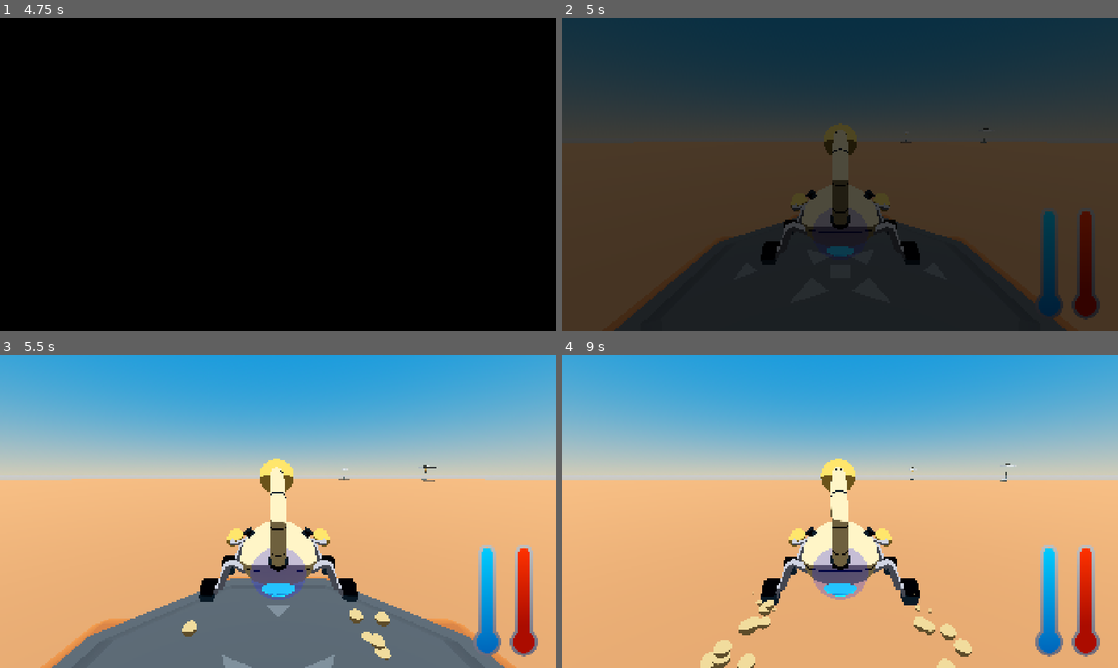
Above: before the commit, frames 1-4 (two rows, left to right).
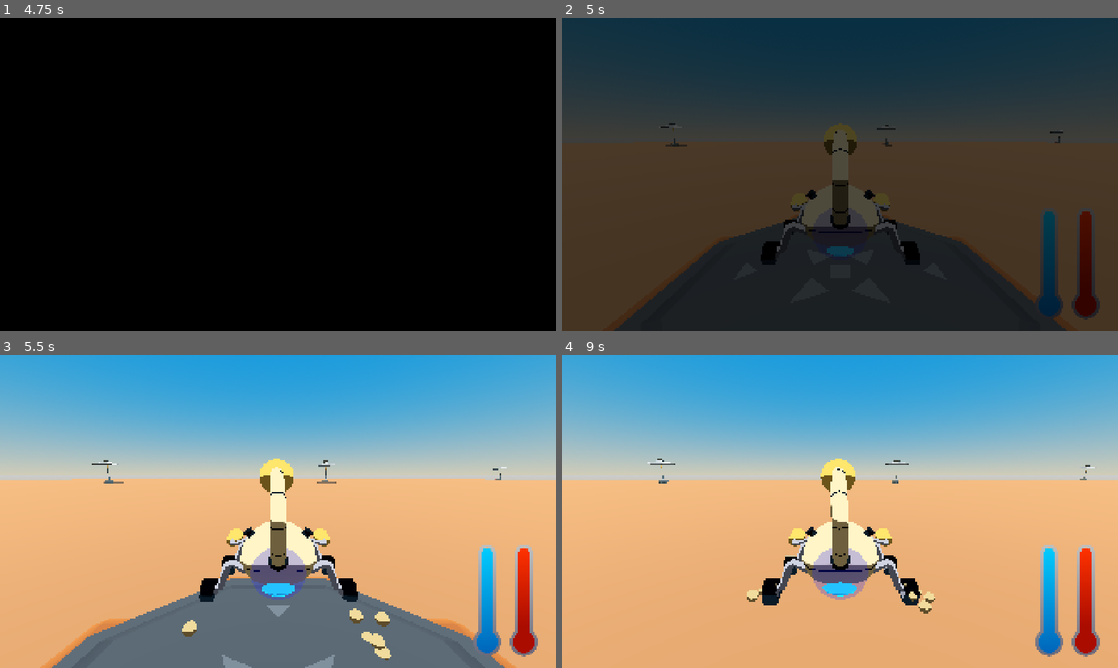
Above: after the commit, the same moments.

Repository: AldanaDiego/GameOff2025
Game: Godot game, scene res://scenes/main/scene_manager.tscn
Same seed, same stepped clock (60 frames per second), same inputs: the game is played once before the commit and once after it.
Inputs (mouse positions are in pixels of both pictures, inside the frame that each line leads up to):
- Up to frame 1 (4.75 s): tap Enter at 0.5 s; move the mouse to (400, 158) at 0.52 s; hold E (menu_tab_right) 0.53-1.28 s; tap Shift at 0.6, 3.6 s; click (400, 158) at 0.67 s; tap Space at 0.77, 1.52, 4.25, 4.52 s; move the mouse to (166, 190) at 1.27 s; hold R (radar_menu_back) 1.28-2 s; tap Ctrl at 1.35, 4.35 s; click "Start" at 2 s; click "Start" at 2.75 s; move the mouse to (333, 105) at 3.52 s; hold E (menu_tab_right) 3.53-4.28 s; move the mouse to (250, 237) at 4.27 s; hold W (move_up) from 4.28 s (still down); click (250, 237) at 4.42 s
- Up to frame 2 (5 s): keep holding W (move_up)
- Up to frame 3 (5.5 s): move the mouse to (444, 558) at 5.02 s; release W (move_up) at 5.03 s; hold Q (menu_tab_left) from 5.03 s (still down); tap Shift at 5.1 s; tap Space at 5.27 s
- Up to frame 4 (9 s): move the mouse to (673, 464) at 5.77 s; tap Ctrl at 5.85, 7.35, 8.85 s; tap Space at 6.02, 7.52, 8.27 s; move the mouse to (867, 511) at 6.52 s; release Q (menu_tab_left) at 6.53 s; hold R (radar_menu_back) 6.53-7.28 s; tap Shift at 6.6, 8.1 s; click (867, 511) at 6.67 s; move the mouse to (756, 433) at 7.27 s; hold E (menu_tab_right) 7.28-8.03 s; move the mouse to (962, 495) at 8.02 s; hold W (move_up) 8.03-8.78 s; move the mouse to (728, 527) at 8.77 s; hold E (menu_tab_right) from 8.78 s (still down); click (728, 527) at 8.92 s

Frame 1 is identical in both runs. In frame 2, 0.2% of the frame differs, in the area x 17-91%, y 33-42%; in frame 3, 0.2%; in frame 4, 2.0%, in the area x 15-96%, y 33-100%.

Commit message:
Player radar action, water spot vfx when revealed

Diff:
--- a/scenes/game/player.tscn
+++ b/scenes/game/player.tscn
@@ -1,10 +1,11 @@
-[gd_scene load_steps=19 format=3 uid="uid://ih7uiwkwxfw"]
+[gd_scene load_steps=34 format=3 uid="uid://ih7uiwkwxfw"]
 
 [ext_resource type="Script" uid="uid://dqud1a66373hr" path="res://scripts/game/player.gd" id="1_6w7gq"]
 [ext_resource type="PackedScene" uid="uid://b68tqywt7f6oh" path="res://assets/models/player/scorpion.glb" id="2_dd427"]
 [ext_resource type="Shader" uid="uid://c1cvhn0r63bnp" path="res://assets/shaders/liquid.gdshader" id="3_nybob"]
 [ext_resource type="PackedScene" uid="uid://4onjt8uqfnkd" path="res://assets/models/player/wheel.glb" id="3_u3rb4"]
 [ext_resource type="Script" uid="uid://bek8jvkf2t3sd" path="res://scripts/game/liquid.gd" id="4_68xwl"]
+[ext_resource type="Texture2D" uid="uid://caje231lgkiv3" path="res://assets/images/donut.png" id="6_wwvfn"]
 
 [sub_resource type="PhysicsMaterial" id="PhysicsMaterial_u3rb4"]
 friction = 0.5
@@ -72,6 +73,70 @@
 alpha_curve = SubResource("CurveTexture_wwvfn")
 
 [sub_resource type="SphereMesh" id="SphereMesh_m5ugi"]
+radius = 0.1
+height = 0.2
+
+[sub_resource type="StandardMaterial3D" id="StandardMaterial3D_t8yk2"]
+transparency = 1
+vertex_color_use_as_albedo = true
+albedo_texture = ExtResource("6_wwvfn")
+
+[sub_resource type="Curve" id="Curve_m5ugi"]
+_data = [Vector2(0, 0), 0.0, 0.0, 0, 0, Vector2(0.509709, 0.550562), 0.0, 0.0, 0, 0, Vector2(1, 0), 0.0, 0.0, 0, 0]
+point_count = 3
+
+[sub_resource type="CurveTexture" id="CurveTexture_ehoms"]
+curve = SubResource("Curve_m5ugi")
+
+[sub_resource type="Curve" id="Curve_3vq1g"]
+_data = [Vector2(0, 0), 0.0, 0.0, 0, 0, Vector2(1, 1), 0.0, 0.0, 0, 0]
+point_count = 2
+
+[sub_resource type="CurveTexture" id="CurveTexture_3u7yp"]
+curve = SubResource("Curve_3vq1g")
+
+[sub_resource type="ParticleProcessMaterial" id="ParticleProcessMaterial_bnwh7"]
+resource_local_to_scene = true
+gravity = Vector3(0, 0, 0)
+scale_curve = SubResource("CurveTexture_3u7yp")
+color = Color(0.968627, 0.545098, 0.137255, 1)
+alpha_curve = SubResource("CurveTexture_ehoms")
+
+[sub_resource type="QuadMesh" id="QuadMesh_dsw4c"]
+resource_local_to_scene = true
+size = Vector2(10, 10)
+orientation = 1
+
+[sub_resource type="StandardMaterial3D" id="StandardMaterial3D_m5ugi"]
+transparency = 1
+shading_mode = 0
+vertex_color_use_as_albedo = true
+
+[sub_resource type="Curve" id="Curve_bnwh7"]
+_data = [Vector2(0, 0), 0.0, 0.0, 0, 0, Vector2(0.199029, 1), 0.0, 0.0, 0, 0]
+point_count = 2
+
+[sub_resource type="CurveTexture" id="CurveTexture_dsw4c"]
+curve = SubResource("Curve_bnwh7")
+
+[sub_resource type="Curve" id="Curve_0eoyi"]
+_data = [Vector2(0, 0), 0.0, 0.0, 0, 0, Vector2(0.262136, 0.606742), 0.0, 0.0, 0, 0, Vector2(0.849515, 0.617978), 0.0, 0.0, 0, 0, Vector2(1, 0), 0.0, 0.0, 0, 0]
+point_count = 4
+
+[sub_resource type="CurveTexture" id="CurveTexture_8egkn"]
+curve = SubResource("Curve_0eoyi")
+
+[sub_resource type="ParticleProcessMaterial" id="ParticleProcessMaterial_sia57"]
+emission_shape = 2
+emission_sphere_radius = 0.5
+gravity = Vector3(0, 0, 0)
+radial_accel_min = -0.500002
+radial_accel_max = -0.500002
+scale_curve = SubResource("CurveTexture_8egkn")
+color = Color(1, 0.603922, 0.286275, 1)
+alpha_curve = SubResource("CurveTexture_dsw4c")
+
+[sub_resource type="SphereMesh" id="SphereMesh_e605p"]
 radius = 0.1
 height = 0.2
 
@@ -205,4 +270,23 @@
 [node name="CameraController" type="Node3D" parent="."]
 transform = Transform3D(1, 0, 0, 0, 1, 0, 0, 0, 1, 0, 2.5, -4.5)
 
+[node name="RadarWaveParticles" type="GPUParticles3D" parent="."]
+transform = Transform3D(1, 0, 0, 0, 1, 0, 0, 0, 1, 0, 0.02, 0)
+material_override = SubResource("StandardMaterial3D_t8yk2")
+emitting = false
+amount = 2
+lifetime = 2.5
+local_coords = true
+process_material = SubResource("ParticleProcessMaterial_bnwh7")
+draw_pass_1 = SubResource("QuadMesh_dsw4c")
+
+[node name="RadarChargeParticles" type="GPUParticles3D" parent="."]
+transform = Transform3D(1, 0, 0, 0, 1, 0, 0, 0, 1, 0, 2.39906, -0.124038)
+material_override = SubResource("StandardMaterial3D_m5ugi")
+emitting = false
+amount = 10
+local_coords = true
+process_material = SubResource("ParticleProcessMaterial_sia57")
+draw_pass_1 = SubResource("SphereMesh_e605p")
+
 [editable path="scorpion"]
--- a/scenes/game/water_spot.tscn
+++ b/scenes/game/water_spot.tscn
@@ -1,10 +1,69 @@
-[gd_scene load_steps=3 format=3 uid="uid://cdabtqsx37mkn"]
+[gd_scene load_steps=17 format=3 uid="uid://cdabtqsx37mkn"]
 
 [ext_resource type="Script" uid="uid://ci2mhk664qqr4" path="res://scripts/game/water_spot.gd" id="1_28lgv"]
+[ext_resource type="Texture2D" uid="uid://caje231lgkiv3" path="res://assets/images/donut.png" id="2_vq5qy"]
+[ext_resource type="Texture2D" uid="uid://bytj0u4185ioh" path="res://assets/images/sparkle.png" id="3_px1ra"]
 
 [sub_resource type="CylinderShape3D" id="CylinderShape3D_tjdap"]
 height = 1.0
 radius = 3.0
+
+[sub_resource type="StandardMaterial3D" id="StandardMaterial3D_px1ra"]
+transparency = 1
+vertex_color_use_as_albedo = true
+albedo_texture = ExtResource("2_vq5qy")
+
+[sub_resource type="Curve" id="Curve_hgxsv"]
+_data = [Vector2(0, 0), 0.0, 0.0, 0, 0, Vector2(0.509709, 0.550562), 0.0, 0.0, 0, 0, Vector2(1, 0), 0.0, 0.0, 0, 0]
+point_count = 3
+
+[sub_resource type="CurveTexture" id="CurveTexture_vq5qy"]
+curve = SubResource("Curve_hgxsv")
+
+[sub_resource type="Curve" id="Curve_o16qt"]
+_data = [Vector2(0, 0), 0.0, 0.0, 0, 0, Vector2(1, 1), 0.0, 0.0, 0, 0]
+point_count = 2
+
+[sub_resource type="CurveTexture" id="CurveTexture_px1ra"]
+curve = SubResource("Curve_o16qt")
+
+[sub_resource type="ParticleProcessMaterial" id="ParticleProcessMaterial_bg6sr"]
+resource_local_to_scene = true
+gravity = Vector3(0, 0, 0)
+scale_curve = SubResource("CurveTexture_px1ra")
+color = Color(0.172549, 0.380392, 1, 1)
+alpha_curve = SubResource("CurveTexture_vq5qy")
+
+[sub_resource type="QuadMesh" id="QuadMesh_b86ub"]
+size = Vector2(6.5, 6.5)
+orientation = 1
+
+[sub_resource type="StandardMaterial3D" id="StandardMaterial3D_hgxsv"]
+transparency = 1
+shading_mode = 0
+vertex_color_use_as_albedo = true
+albedo_texture = ExtResource("3_px1ra")
+
+[sub_resource type="Curve" id="Curve_ehoms"]
+_data = [Vector2(0, 0), 0.0, 0.0, 0, 0, Vector2(0.301932, 1), 0.0, 0.0, 0, 0, Vector2(0.736715, 1), 0.0, 0.0, 0, 0, Vector2(1, 0), 0.0, 0.0, 0, 0]
+point_count = 4
+
+[sub_resource type="CurveTexture" id="CurveTexture_o16qt"]
+curve = SubResource("Curve_ehoms")
+
+[sub_resource type="ParticleProcessMaterial" id="ParticleProcessMaterial_3u7yp"]
+emission_shape_scale = Vector3(2.5, 2, 2.5)
+emission_shape = 6
+emission_ring_axis = Vector3(0, 1, 0)
+emission_ring_height = 1.0
+emission_ring_radius = 1.0
+emission_ring_inner_radius = 0.0
+emission_ring_cone_angle = 90.0
+gravity = Vector3(0, 0.5, 0)
+color = Color(0.176471, 0.768627, 1, 1)
+alpha_curve = SubResource("CurveTexture_o16qt")
+
+[sub_resource type="QuadMesh" id="QuadMesh_bg6sr"]
 
 [node name="WaterSpot" type="Node3D"]
 script = ExtResource("1_28lgv")
@@ -15,3 +74,21 @@
 
 [node name="CollisionShape3D" type="CollisionShape3D" parent="Area3D"]
 shape = SubResource("CylinderShape3D_tjdap")
+
+[node name="WaveParticles" type="GPUParticles3D" parent="."]
+transform = Transform3D(1, 0, 0, 0, 1, 0, 0, 0, 1, 0, 0.03, 0)
+material_override = SubResource("StandardMaterial3D_px1ra")
+emitting = false
+amount = 2
+lifetime = 2.5
+process_material = SubResource("ParticleProcessMaterial_bg6sr")
+draw_pass_1 = SubResource("QuadMesh_b86ub")
+
+[node name="SparkleParticles" type="GPUParticles3D" parent="."]
+transform = Transform3D(1, 0, 0, 0, 1, 0, 0, 0, 1, 0, 1, 0)
+material_override = SubResource("StandardMaterial3D_hgxsv")
+emitting = false
+lifetime = 1.5
+transform_align = 1
+process_material = SubResource("ParticleProcessMaterial_3u7yp")
+draw_pass_1 = SubResource("QuadMesh_bg6sr")
--- a/scripts/autoload/global_constants.gd
+++ b/scripts/autoload/global_constants.gd
@@ -16,3 +16,5 @@
 const MENU_OK_SFX: AudioStream = null
 const MENU_MOVE_SFX: AudioStream = null
 const MENU_CANCEL_SFX: AudioStream = null
+
+const PLAYER_RADAR_DISTANCE: float = 75.0
--- a/scripts/game/chunk.gd
+++ b/scripts/game/chunk.gd
@@ -13,39 +13,56 @@
 var _water_spots: Array[WaterSpot]
 
 func _ready() -> void:
-    _hideouts = []
-    _water_spots = []
+	_hideouts = []
+	_water_spots = []
 
 ## Inits this chunk. Spawns neccesary props
-func setup() -> void:
-    #TODO add other props
-    for i in range(HIDEOUT_COUNT):
-        var hideout = _hideout_prefab.instantiate() as Hideout
-        hideout.position = _generate_position()
-        _hideouts.append(hideout)
-        add_child(hideout)
+func setup(props: Array[PackedScene]) -> void:
+	for i in range(HIDEOUT_COUNT):
+		var hideout = _hideout_prefab.instantiate() as Hideout
+		hideout.position = _generate_position()
+		_hideouts.append(hideout)
+		add_child(hideout)
 
-    for i in range(WATER_SPOT_COUNT):
-        var water_spot = _water_spot_prefab.instantiate() as WaterSpot
-        water_spot.position = _generate_position()
-        _water_spots.append(water_spot)
-        add_child(water_spot)
+	for i in range(WATER_SPOT_COUNT):
+		var water_spot = _water_spot_prefab.instantiate() as WaterSpot
+		water_spot.position = _generate_position()
+		_water_spots.append(water_spot)
+		add_child(water_spot)
+
+	for prop_prefab in props:
+		var prop = prop_prefab.instantiate()
+		prop.position = _generate_position
+		add_child(prop)
+
+	#TODO add other diggable spots
+
+## Reveal diggable spots that are at a certain distance from [param pos]
+func reveal_diggable_spots(pos: Vector3) -> void:
+	var distance_to_chunk: float = pos.distance_to(self.global_position)
+	if distance_to_chunk <= SIZE + GlobalConstants.PLAYER_RADAR_DISTANCE:
+		for water_spot in _water_spots:
+			var distance: float = water_spot.global_position.distance_to(pos)
+			if distance <= GlobalConstants.PLAYER_RADAR_DISTANCE:
+				water_spot.reveal()
+
+	#TODO add other diggable spots
 
 ## Generates a random position within the chunk to place a prop. It prevents positions too close to other props.
 func _generate_position() -> Vector3:
-    var pos: Vector3
-    var is_valid_pos: bool = false
+	var pos: Vector3
+	var is_valid_pos: bool = false
 
-    while !is_valid_pos:
-        pos = Vector3(
-            randf_range(-SIZE/2, SIZE/2),
-            0.0,
-            randf_range(-SIZE/2, SIZE/2)
-        )
-        is_valid_pos = true
-        for prop in _hideouts + _water_spots:
-            if pos.distance_to(prop.position) < DISTANCE_BETWEEN_PROPS:
-                is_valid_pos = false
-                break
+	while !is_valid_pos:
+		pos = Vector3(
+			randf_range(-SIZE/2, SIZE/2),
+			0.0,
+			randf_range(-SIZE/2, SIZE/2)
+		)
+		is_valid_pos = true
+		for prop in _hideouts + _water_spots:
+			if pos.distance_to(prop.position) < DISTANCE_BETWEEN_PROPS:
+				is_valid_pos = false
+				break
 
-    return pos
+	return pos
--- a/scripts/game/game.gd
+++ b/scripts/game/game.gd
@@ -9,6 +9,7 @@
 
 func _ready() -> void:
     _stage.on_stage_ready.connect(_on_stage_ready)
+    _player.on_radar_used.connect(_on_player_radar_used)
 
 func _process(_delta) -> void:
     _camera.position.x = _player.camera_controller.global_position.x
@@ -17,3 +18,8 @@
 
 func _on_stage_ready() -> void:
     pass
+
+## Checks if there is any WaterSpot nearby the player when the radar is used
+func _on_player_radar_used() -> void:
+    var pos = _player.global_position
+    _stage.reveal_diggable_spots(pos)
--- a/scripts/game/player.gd
+++ b/scripts/game/player.gd
@@ -8,7 +8,9 @@
 const MAX_SPEED_FOR_ACCEL: float = 6.0
 const MAX_ENGINE_ACCEL: float = 100.0
 const DRILL_ACTION_HOLD_TIME: float = 2.5
+const RADAR_ACTION_HOLD_TIME: float = 2.5
 const DRILL_ACTION_DURATION: float = 3.0
+const RADAR_ACTION_DURATION: float = 1.5
 
 enum PlayerState { INACTIVE, IDLE, DRILL_CHARGE, DRILL, RADAR_CHARGE, RADAR }
 
@@ -16,18 +18,26 @@
 
 @onready var camera_controller: Node3D = $CameraController
 @onready var _animation: AnimationPlayer = $scorpion/AnimationPlayer
+@onready var _radar_charge_vfx: GPUParticles3D = $RadarChargeParticles
+@onready var _radar_wave_vfx: GPUParticles3D = $RadarWaveParticles
 
 var _state: PlayerState
 var _drill_button_pressed: float
 var _drill_action_timer: Timer
+var _radar_button_pressed: float
+var _radar_action_timer: Timer
 var _current_water_spot: WaterSpot
 var _speed_stage: int
 
+signal on_radar_used
+
 func _ready() -> void:
-    _animation.playback_default_blend_time = 1
+    _animation.playback_default_blend_time = 1.0
     _drill_button_pressed = 0.0
+    _radar_button_pressed = 0.0
     _state = PlayerState.IDLE
     _drill_action_timer = GlobalTools.add_timer_node(self, DRILL_ACTION_DURATION)
+    _radar_action_timer = GlobalTools.add_timer_node(self, RADAR_ACTION_DURATION)
     _current_water_spot = null
     _speed_stage = 0
 
@@ -50,7 +60,25 @@
             brake = 0
             _animation.play("Idle")
 
-    #TODO same as before for radar action
+    if Input.is_action_just_pressed("radar_menu_back"):
+        _state = PlayerState.RADAR_CHARGE
+        _radar_button_pressed = 0.0
+        _radar_charge_vfx.emitting = true
+        brake = 1
+        #TODO play animation
+
+    elif Input.is_action_pressed("radar_menu_back"):
+        if _state == PlayerState.RADAR_CHARGE:
+            _radar_button_pressed += delta
+            if _radar_button_pressed >= RADAR_ACTION_HOLD_TIME:
+                _start_radar_action()
+
+    elif Input.is_action_just_released("radar_menu_back"):
+        if _state == PlayerState.RADAR_CHARGE:
+            _state = PlayerState.IDLE
+            _radar_charge_vfx.emitting = false
+            brake = 0
+            _animation.play("Idle")
 
     if _state == PlayerState.IDLE:
         var steer_input: float = Input.get_axis("move_right", "move_left")
@@ -88,16 +116,33 @@
 func _start_drill_action() -> void:
     _state = PlayerState.DRILL
     linear_velocity = Vector3.ZERO
-    print_debug("Digging!")
+
     _drill_action_timer.start()
     await _drill_action_timer.timeout
+
     if _current_water_spot != null:
         _current_water_spot.extract()
-    print_debug("Finished diggin!")
     brake = 0
     _state = PlayerState.IDLE
     #TODO play animation, dig
 
+## Highlights nearby digging spots
+func _start_radar_action() -> void:
+    _state = PlayerState.RADAR
+    linear_velocity = Vector3.ZERO
+    _radar_charge_vfx.emitting = false
+    _radar_wave_vfx.emitting = true
+
+    _radar_action_timer.start()
+    await _radar_action_timer.timeout
+
+    brake = 0
+    _radar_wave_vfx.emitting = false
+    _state = PlayerState.IDLE
+    on_radar_used.emit()
+
+    #TODO play animations
+
 ## Updates references to WaterSpot when entering or leaving their Area3D
 func set_current_water_spot(spot: WaterSpot) -> void:
     _current_water_spot = spot
--- a/scripts/game/stage.gd
+++ b/scripts/game/stage.gd
@@ -24,9 +24,14 @@
 				continue
 
 			var chunk: Chunk = _chunk_prefab.instantiate() as Chunk
+			add_child(chunk)
 			chunk.position = pos
-			chunk.setup()
+			chunk.setup([])
 			_chunks.append(chunk)
-			add_child(chunk)
 
 	on_stage_ready.emit()
+
+## For each [class Chunk] reveal diggable spots that are at a certain distance from [param pos]
+func reveal_diggable_spots(pos: Vector3) -> void:
+	for chunk in _chunks:
+		chunk.reveal_diggable_spots(pos)
--- a/scripts/game/water_spot.gd
+++ b/scripts/game/water_spot.gd
@@ -2,6 +2,8 @@
 ## Area where player can dig to find water
 
 @onready var _area: Area3D = $Area3D
+@onready var _wave_vfx: GPUParticles3D = $WaveParticles
+@onready var _sparkle_vfx: GPUParticles3D = $SparkleParticles
 
 func _ready() -> void:
     _area.body_entered.connect(_on_body_entered)
@@ -9,8 +11,12 @@
 
 ## Called when Player digs on this area
 func extract() -> void:
-    print_debug("Water extracted")
     pass #TODO
+
+## Shows VFX for the player to find this area
+func reveal() -> void:
+    _wave_vfx.emitting = true
+    _sparkle_vfx.emitting = true
 
 func _on_body_entered(body: Node3D) -> void:
     if body.is_in_group("Player"):
Binary file added: assets/images/donut.png
Not shown, added: assets/images/donut.png.import
Binary file added: assets/images/sparkle.png
Not shown, added: assets/images/sparkle.png.import
